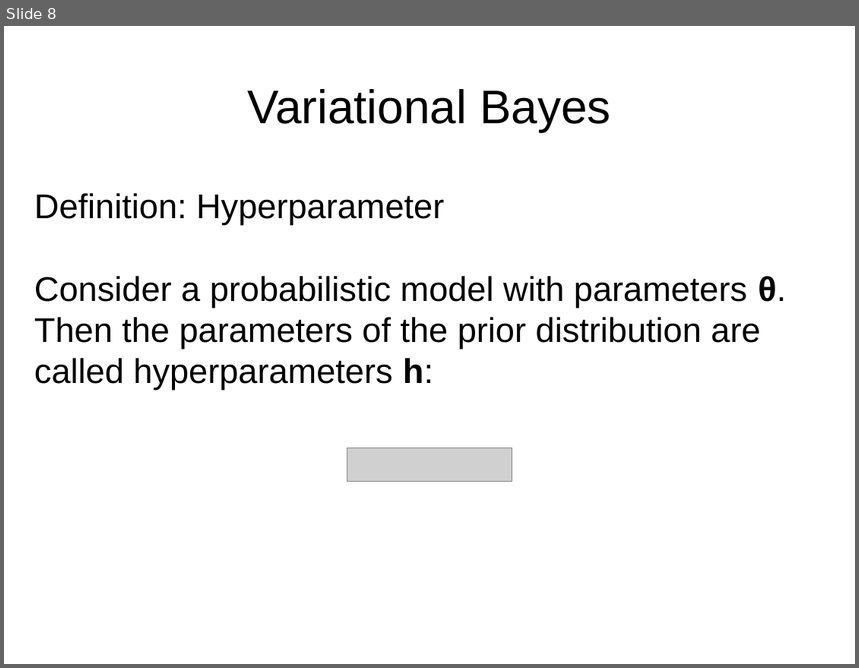
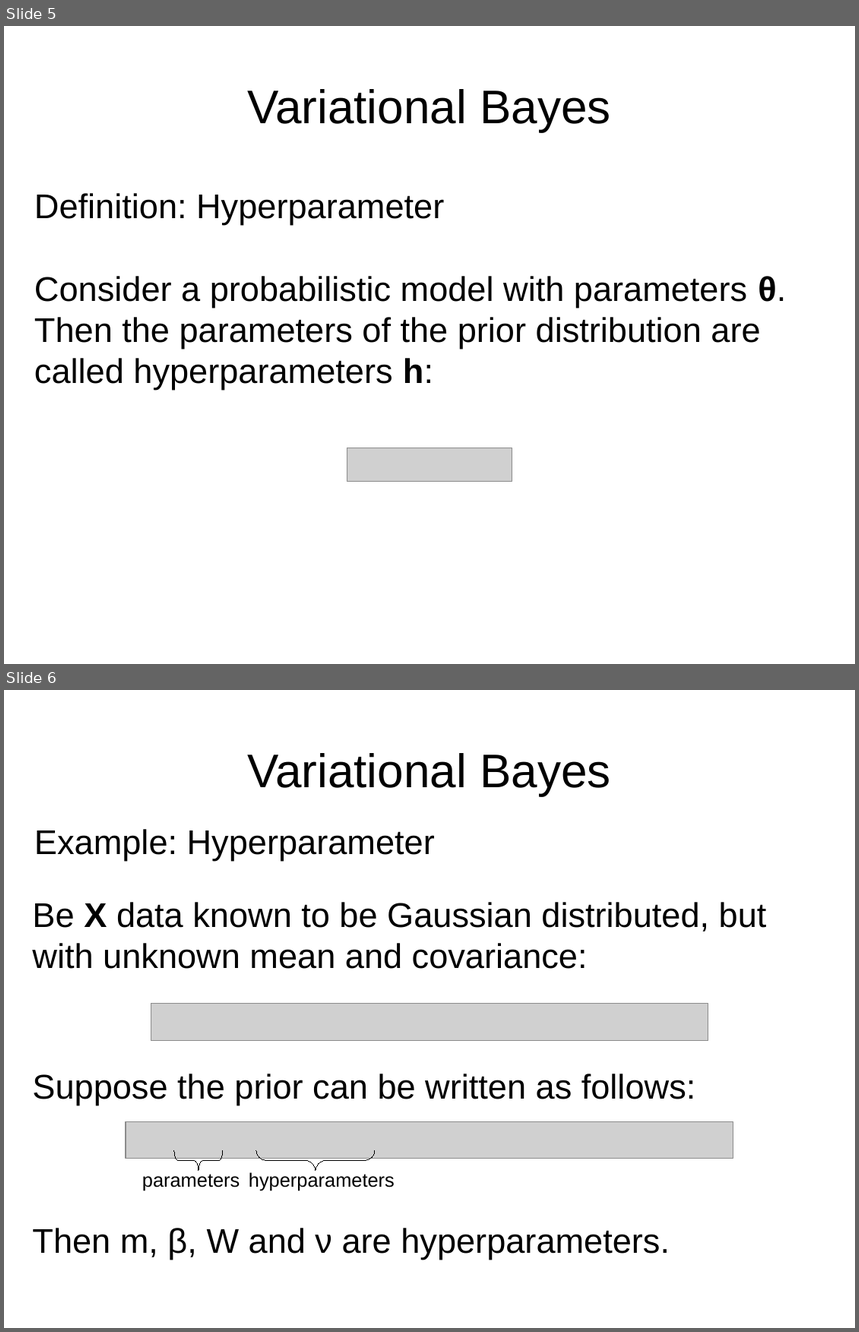
Before and after one commit to jPhy/master_thesis, a slide deck: presentation_25_July_BAT_day/presentation.odp. Shown one above the other, each under a label of ours: slide 8 before the commit, slides 5 and 6 after it. The pictures are 859x668 and 859x1332 pixels, drawn with LibreOffice and Linux fonts; fonts in the diff are those of the drawing; grey boxes stand for pictures. Boxes give left, top, right and bottom in pixels: in the first picture for what was removed or moved away, otherwise in the second. Text is boxed around its words. In the diff, an @@ line names an element or a change of style, - is before the commit and + after.

```diff
--- a/presentation_25_July_BAT_day/presentation.odp
+++ b/presentation_25_July_BAT_day/presentation.odp
@@ slide 6 added at bbox=[4, 690, 855, 1328], background #FFFFFF @@
@@ title added at bbox=[247, 753, 610, 796], 44 pt, text #000000 @@
+Variational Bayes
@@ title added at bbox=[34, 829, 435, 860], 32 pt, text #000000 @@
+Example: Hyperparameter
@@ text added at bbox=[32, 902, 767, 969], 32 pt, text #000000 @@
+Be X data known to be Gaussian distributed, but with unknown mean and covariance:
@@ picture added at bbox=[151, 1004, 709, 1040] @@
@@ text added at bbox=[32, 1074, 696, 1105], 32 pt, text #000000 @@
+Suppose the prior can be written as follows:
@@ picture added at bbox=[126, 1122, 734, 1158] @@
@@ freeform shape added at bbox=[174, 1151, 223, 1170], outline #000000 0 pt @@
@@ freeform shape added at bbox=[256, 1151, 375, 1171], outline #000000 0 pt @@
@@ text added at bbox=[142, 1174, 240, 1191], 18 pt, text #000000 @@
+parameters
@@ text added at bbox=[249, 1173, 395, 1191], 18 pt, text #000000 @@
+hyperparameters
@@ text added at bbox=[32, 1228, 670, 1260], 32 pt, text #000000 @@
+Then m, β, W and ν are hyperparameters.
@@ what was slide 8 is now slide 5 @@
```
Also in this commit, not shown: 7 slides changed, 1 slide removed, 2 other files.
